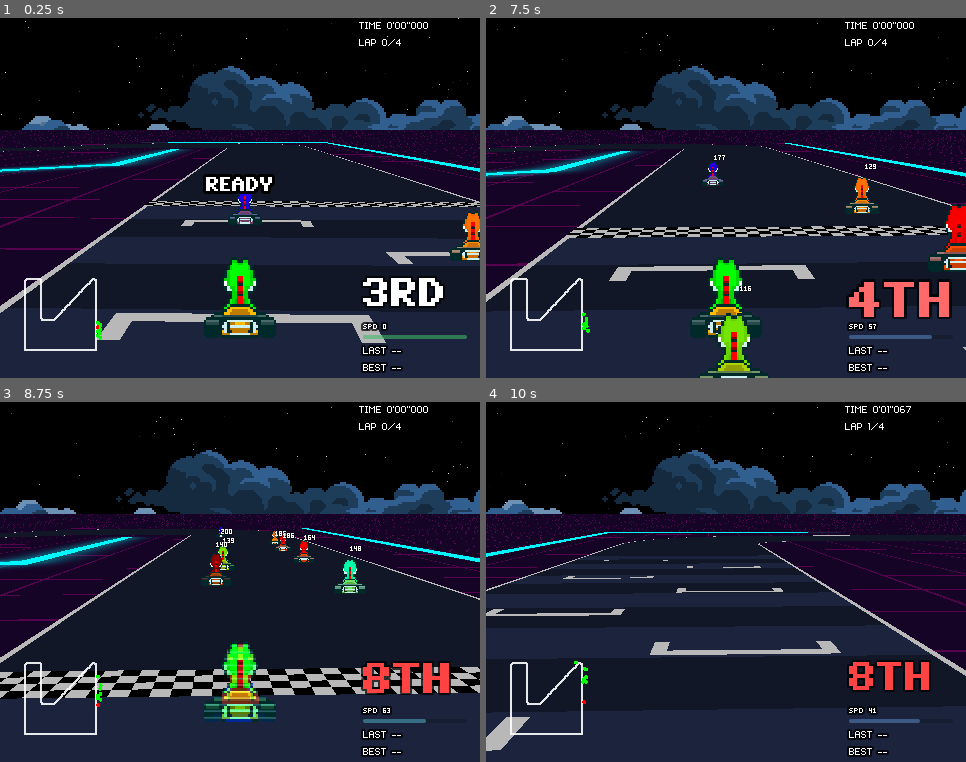
Above: before the commit, frames 1-4 (two rows, left to right).
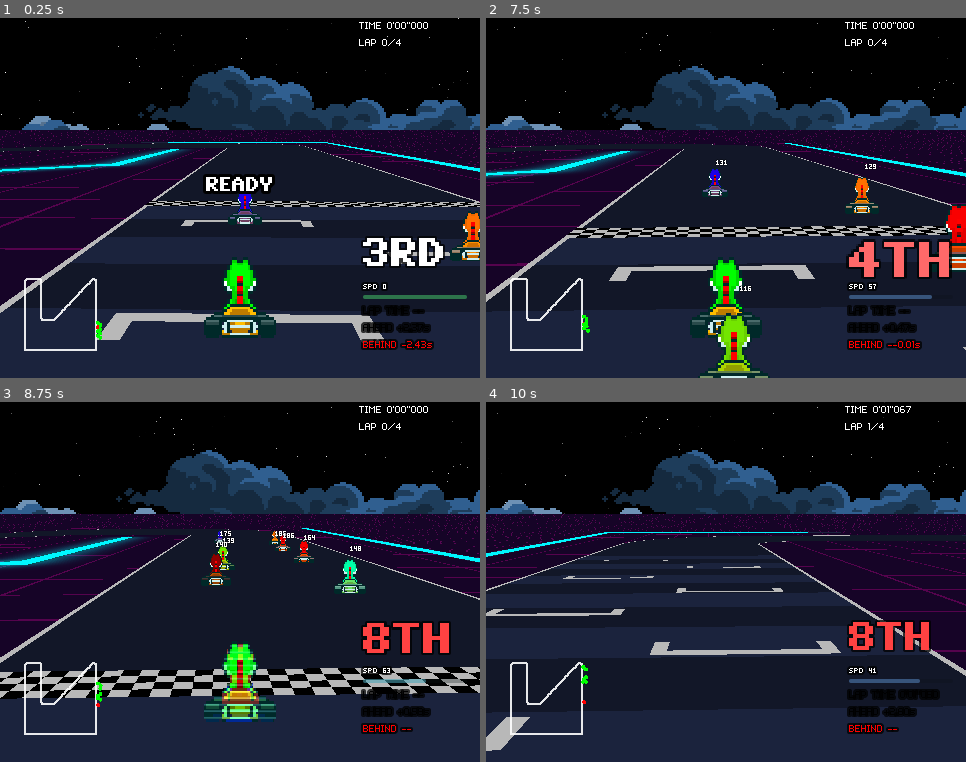
Above: after the commit, the same moments.

Repository: Tekknobot/Kart7
Game: Godot game, scene res://Scenes/main.tscn
Same seed, same stepped clock (60 frames per second), same inputs: the game is played once before the commit and once after it.
Inputs (mouse positions are in pixels of both pictures, inside the frame that each line leads up to):
- Up to frame 1 (0.25 s): no input
- Up to frame 2 (7.5 s): tap Enter (ui_accept) at 0.5, 0.77, 3.77, 6.5, 6.77 s; move the mouse to (831, 180) at 0.52 s; hold D (Right) 0.53-1.25 s; hold Shift (Drift) 0.53-1.25 s; click (831, 180) at 0.67 s; drag from (630, 216) to (702, 270) at 1.27 s; move the mouse to (774, 118) at 2.02 s; hold D (Right) 2.03-2.75 s; hold Space (Nitro) 2.03-2.75 s; drag from (702, 270) to (582, 144) at 2.77 s; move the mouse to (870, 252) at 3.52 s; hold A (Left) 3.53-4.25 s; hold Shift (Drift) 3.53-4.25 s; drag from (582, 144) to (654, 108) at 4.27 s; move the mouse to (750, 198) at 5.02 s; hold S (Brake) 5.03-5.75 s; hold Space (Nitro) 5.03-5.75 s; click (750, 198) at 5.17 s; drag from (654, 108) to (630, 216) at 5.77 s; move the mouse to (831, 180) at 6.52 s; hold W (Forward) 6.53-7.25 s; hold Shift (Drift) 6.53-7.25 s; drag from (630, 216) to (702, 270) at 7.27 s
- Up to frame 3 (8.75 s): move the mouse to (288, 502) at 8.02 s; hold S (Brake) from 8.03 s (still down); hold Space (Nitro) from 8.03 s (still down)
- Up to frame 4 (10 s): release S (Brake) at 8.75 s; release Space (Nitro) at 8.75 s; drag from (702, 654) to (582, 528) at 8.77 s; move the mouse to (870, 636) at 9.52 s; hold W (Forward) from 9.53 s (still down); hold Shift (Drift) from 9.53 s (still down); click (870, 636) at 9.67 s; tap Enter (ui_accept) at 9.77 s

The runs differ from the first frame. In frame 1, 4.1% of the frame differs, in the area x 75-98%, y 60-99%; in frame 2, 5.0%, in the area x 20-98%, y 38-99%; in frame 3, 3.8%; in frame 4, 3.8%.

Commit message:
Push for breakfast.

Diff:
--- a/Scenes/main.tscn
+++ b/Scenes/main.tscn
@@ -2259,7 +2259,7 @@
 dot_square_size = 2
 player_square_size = 2
 
-[node name="RaceHUD" type="Control" parent="." node_paths=PackedStringArray("time_lbl", "lap_lbl", "place_lbl", "speed_lbl", "last_lbl", "best_lbl")]
+[node name="RaceHUD" type="Control" parent="." node_paths=PackedStringArray("time_lbl", "lap_lbl", "place_lbl", "speed_lbl", "last_lbl", "ahead_lbl", "behind_lbl")]
 z_index = 4096
 layout_mode = 3
 anchors_preset = 15
@@ -2275,8 +2275,9 @@
 lap_lbl = NodePath("TopRight/Vbox/Lap")
 place_lbl = NodePath("BottomRight/Vbox/Place")
 speed_lbl = NodePath("BottomRight/Vbox/Speed")
-last_lbl = NodePath("BottomRight/Vbox/Last")
-best_lbl = NodePath("BottomRight/Vbox/Best")
+last_lbl = NodePath("BottomRight/Vbox/LapTime")
+ahead_lbl = NodePath("BottomRight/Vbox/Ahead")
+behind_lbl = NodePath("BottomRight/Vbox/Behind")
 nitro_bar_path = NodePath("BottomRight/Vbox/NitroBar")
 default_font = ExtResource("23_gt3je")
 default_size = 16
@@ -2312,9 +2313,9 @@
 [node name="BottomRight" type="MarginContainer" parent="RaceHUD"]
 layout_mode = 0
 offset_left = 363.0
-offset_top = 245.0
+offset_top = 205.0
 offset_right = 467.0
-offset_bottom = 360.0
+offset_bottom = 344.0
 
 [node name="Vbox" type="VBoxContainer" parent="RaceHUD/BottomRight"]
 layout_mode = 2
@@ -2330,11 +2331,16 @@
 layout_mode = 2
 show_percentage = false
 
-[node name="Last" type="Label" parent="RaceHUD/BottomRight/Vbox"]
+[node name="LapTime" type="Label" parent="RaceHUD/BottomRight/Vbox"]
 layout_mode = 2
 
-[node name="Best" type="Label" parent="RaceHUD/BottomRight/Vbox"]
+[node name="Ahead" type="Label" parent="RaceHUD/BottomRight/Vbox"]
 layout_mode = 2
+theme_override_colors/font_color = Color(0, 1, 0, 1)
+
+[node name="Behind" type="Label" parent="RaceHUD/BottomRight/Vbox"]
+layout_mode = 2
+theme_override_colors/font_color = Color(1, 0, 0, 1)
 
 [node name="CountdownUI" parent="." instance=ExtResource("29_6vcvc")]
 
--- a/Scripts/RaceHUD.gd
+++ b/Scripts/RaceHUD.gd
@@ -15,7 +15,9 @@
 @export var place_lbl: Label
 @export var speed_lbl: Label
 @export var last_lbl: Label
-@export var best_lbl: Label
+# NEW: separate gap labels
+@export var ahead_lbl: Label
+@export var behind_lbl: Label
 
 var _rm: Node = null
 var _player: Node = null
@@ -52,33 +54,42 @@
 @export var best_font: Font
 @export var best_size: int = -1
 
-@export var place_gain_color := Color(0.2, 1.0, 0.2)
+@export var place_gain_color := Color(0.0, 0.0, 0.0)
 @export var place_loss_color := Color(1.0, 0.25, 0.25)
 @export var place_anim_time  := 0.35
 var _last_place: int = 0
 var _place_arrow: Label
 
+# --- HUD lap clock (fallback if RaceManager doesn't provide one) ---
+var _lap_seen: int = -1
+var _lap_start_clock_ms: int = 0
 
 func _ready() -> void:
 	_update_dt = max(0.01, 1.0 / updates_per_second)
-
 	_rm = get_node_or_null(race_manager_path)
 	_player = get_node_or_null(player_path)
 
-	# Guard: make sure everything is wired
 	if not _check_wiring():
 		set_process(false)
 		return
 
-	_apply_fonts()  # <<< apply your chosen fonts/sizes here
-
-	# Defaults (safe now because labels are guaranteed)
+	_apply_fonts()
+
+	# Defaults
 	time_lbl.text  = "TIME 0'00\"000"
 	lap_lbl.text   = "LAP 0/%d" % total_laps
 	place_lbl.text = "--"
 	speed_lbl.text = "%s --" % speed_label
-	last_lbl.text  = "LAST --"
-	best_lbl.text  = "BEST --"
+	last_lbl.text  = "LAP TIME --"
+
+	if ahead_lbl:
+		ahead_lbl.text = "AHEAD --"
+		ahead_lbl.modulate = place_gain_color    # green
+
+	if behind_lbl:
+		behind_lbl.text = "BEHIND --"
+		behind_lbl.modulate = place_loss_color   # red
+
 
 	set_process(true)
 
@@ -98,6 +109,9 @@
 		_bar.value = 1.0
 		_bar.modulate = color_full
 
+	_lap_seen = -1
+	_lap_start_clock_ms = Time.get_ticks_msec()
+
 func _process(delta: float) -> void:
 	_timer += delta
 	if _timer >= _update_dt:
@@ -183,17 +197,86 @@
 	_last_place = place
 
 
+	# --- speed readout ---
 	var spd: float = float(me.get("cur_speed", 0.0))
 	if show_kmh:
-		# TODO: apply your px/s -> km/h conversion if you have one
 		speed_lbl.text = "%s %d km/h" % [speed_label, int(round(spd))]
 	else:
 		speed_lbl.text = "%s %d" % [speed_label, int(round(spd))]
 
-	var last_ms: int = int(me.get("last_ms", 0))
-	var best_ms: int = int(me.get("best_ms", 0))
-	last_lbl.text = "LAST " + ( _fmt_ms(last_ms) if last_ms > 0 else "--" )
-	best_lbl.text = "BEST " + ( _fmt_ms(best_ms) if best_ms > 0 else "--" )
+	# --- current lap time (prefer manager; fallback to HUD clock) ---
+	var lap_ms := -1
+
+	# Prefer RaceManager helpers if available
+	if _rm.has_method("GetCurrentLapMsFor"):
+		lap_ms = int(_rm.call("GetCurrentLapMsFor", _player))
+	elif _rm.has_method("GetCurrentLapMs"):
+		lap_ms = int(_rm.call("GetCurrentLapMs", _player))
+
+	# If manager doesn't provide, maintain a simple HUD-side clock
+	if lap_ms < 0:
+		# Start/reset the HUD lap clock whenever the lap value changes to a new >0 lap
+		if my_lap != _lap_seen and my_lap > 0:
+			_lap_seen = my_lap
+			_lap_start_clock_ms = Time.get_ticks_msec()
+
+		# Only show a time once we've started a real lap (my_lap > 0)
+		if my_lap > 0:
+			lap_ms = max(0, Time.get_ticks_msec() - _lap_start_clock_ms)
+
+	last_lbl.text = "LAP TIME " + ( _fmt_ms(lap_ms) if lap_ms >= 0 else "--" )
+	last_lbl.modulate = place_gain_color  # green
+
+	# --- gaps: ahead / behind (plain text on separate labels) ---
+	var loop_len_px := 0.0
+	if _rm.has_method("GetLoopLengthPx"):
+		loop_len_px = float(_rm.call("GetLoopLengthPx"))
+
+	var ahead_txt := "AHEAD --"
+	var behind_txt := "BEHIND --"
+
+	var my_index := place - 1  # place is 1-indexed
+
+	# gap to the car AHEAD (positive => you are behind)
+	if my_index > 0:
+		var ahead = board[my_index - 1]
+		var gt := _gap_time_s(me, ahead, loop_len_px)
+		if not is_nan(gt):
+			ahead_txt = "AHEAD +%0.2fs" % gt
+
+	# gap to the car BEHIND (positive => they are behind you)
+	if my_index < board.size() - 1:
+		var behind = board[my_index + 1]
+		var gt2 := _gap_time_s(behind, me, loop_len_px)
+		if not is_nan(gt2):
+			behind_txt = "BEHIND -%0.2fs" % gt2
+
+	if ahead_lbl:
+		ahead_lbl.text = ahead_txt
+		ahead_lbl.modulate = place_gain_color   # green
+
+	if behind_lbl:
+		behind_lbl.text = behind_txt
+		behind_lbl.modulate = place_loss_color  # red
+
+
+
+func _rgb_hex(c: Color) -> String:
+	return "%02x%02x%02x" % [int(c.r * 255.0), int(c.g * 255.0), int(c.b * 255.0)]
+
+# Signed time gap in seconds from racer A to racer B (B - A), by distance / avg speed
+func _gap_time_s(a: Dictionary, b: Dictionary, loop_len_px: float) -> float:
+	if loop_len_px <= 0.0:
+		return NAN
+	var sa := float(a.get("s_px", 0.0)) + float(a.get("lap", 0)) * loop_len_px
+	var sb := float(b.get("s_px", 0.0)) + float(b.get("lap", 0)) * loop_len_px
+	var dpx := sb - sa  # + means b is ahead of a
+
+	var va := float(a.get("cur_speed", 0.0))
+	var vb := float(b.get("cur_speed", 0.0))
+	var v  = max(10.0, (va + vb) * 0.5)  # keep stable at low speeds
+
+	return dpx / v
 
 # ----- helpers -----
 
@@ -204,7 +287,6 @@
 	if place_lbl == null: missing.append("place_lbl")
 	if speed_lbl == null: missing.append("speed_lbl")
 	if last_lbl == null:  missing.append("last_lbl")
-	if best_lbl == null:  missing.append("best_lbl")
 	if _rm == null:       missing.append("race_manager_path")
 	if _player == null:   missing.append("player_path")
 
@@ -233,7 +315,7 @@
 
 func _apply_fonts() -> void:
 	# global outline for readability (SMK vibe)
-	var labels := [time_lbl, lap_lbl, place_lbl, speed_lbl, last_lbl, best_lbl]
+	var labels := [time_lbl, lap_lbl, place_lbl, speed_lbl, last_lbl, ahead_lbl, behind_lbl]
 	for l in labels:
 		if l == null: continue
 		if outline_size > 0:
@@ -246,7 +328,8 @@
 	_apply_font_to(place_lbl, place_font, place_size)
 	_apply_font_to(speed_lbl, speed_font, speed_size)
 	_apply_font_to(last_lbl,  last_font,  last_size)
-	_apply_font_to(best_lbl,  best_font,  best_size)
+	_apply_font_to(ahead_lbl,  best_font,  best_size)
+	_apply_font_to(behind_lbl,  best_font,  best_size)
 
 func _apply_font_to(label: Label, f: Font, sz: int) -> void:
 	if label == null: return
--- a/Scripts/World Elements/Racers/Player.gd
+++ b/Scripts/World Elements/Racers/Player.gd
@@ -343,7 +343,7 @@
 	_set_frame(idx)
 
 	# SAFELY set flip (no direct ReturnSpriteGraphic().flip_h)
-	if _is_drifting or _drift_release_timer > 0.0 or _post_settle_time > 0.0:
+	if _is_drifting:
 		_set_flip_h(not is_left)
 	else:
 		_set_flip_h(is_left)
